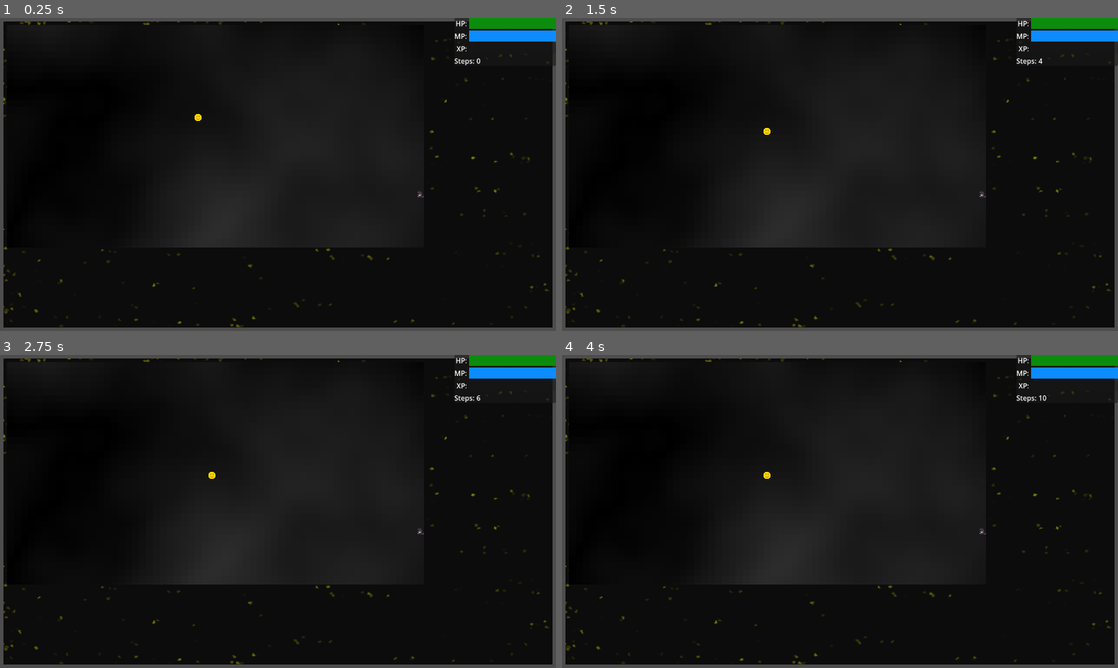
Above: before the commit, frames 1-4 (two rows, left to right).
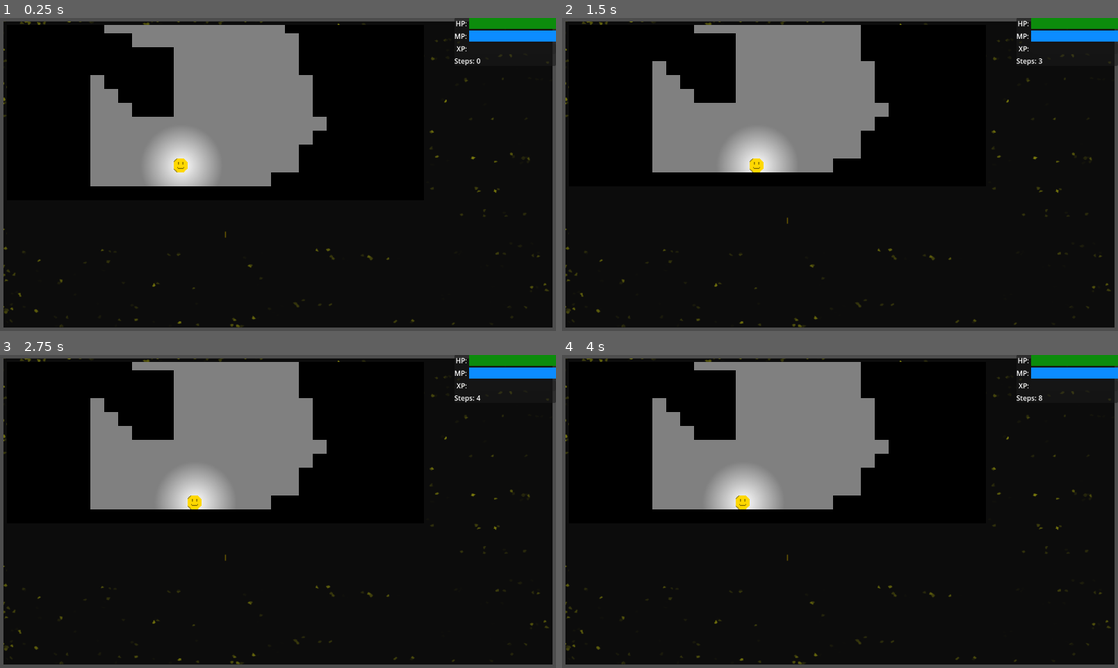
Above: after the commit, the same moments.

Repository: Nopfed/rog
Game: Godot game, scene res://scenes/HUD/HUD.tscn
The game is run twice, just before and just after one commit, with the same random seed, the same clock (stepped at 60 frames per second) and the same inputs.
Inputs:
- Up to frame 1 (0.25 s): no input
- Up to frame 2 (1.5 s): tap Enter at 0.5 s; hold Keypad 3 (down_right) 0.53-1.28 s; tap Keypad 5 (wait) at 0.6, 1.35 s; tap Space at 1.25 s; hold Keypad 2 (down) from 1.28 s (still down)
- Up to frame 3 (2.75 s): tap Enter at 2 s; release Keypad 2 (down) at 2.03 s; hold Keypad 3 (down_right) from 2.03 s (still down); tap Keypad 5 (wait) at 2.1 s
- Up to frame 4 (4 s): tap Space at 2.75 s; release Keypad 3 (down_right) at 2.78 s; hold Keypad 8 (up) 2.78-3.53 s; tap Keypad 5 (wait) at 2.85, 3.6 s; tap Enter at 3.5 s; hold Keypad 1 (down_left) from 3.53 s (still down)

The runs differ from the first frame. In frame 1, 27% of the frame differs, in the area x 5-77%, y 2-74%; in frame 2, 25%; in frame 3, 25%; in frame 4, 25%.

Commit message:
Updates map gen and WIP: Dirt tiles

Diff:
--- a/game.gd
+++ b/game.gd
@@ -12,7 +12,8 @@
 const MIN_MAP_WIDTH := 20
 const MIN_MAP_HEIGHT := 20
 const WATER_HEIGHT := -0.4
-const FLOOR_HEIGHT := 0.25
+const FLOOR_FLOOR := -0.1
+const FLOOR_HEIGHT := 0
 const WALL_HEIGHT := 1.0
 const MONSTER_COUNT := 8
 const CHEST_COUNT := 3
@@ -23,8 +24,12 @@
 # TODO -> Ability to fight monsters
 # TODO -> Level up
 # TODO -> Game over
+# TODO -> Fog of war
+# TODO -> Diggable dirt tiles
+# TODO -> Dirt layer
+# TODO -> Path/tunnel of floor tiles from player to exit
 
-# BUG -> Can leave map boundaries in the top right and bottom left
+# TODO READABILITY -> Create struct for tilemap coordinates and source ids
 
 func _ready() -> void:
 	newGame()
@@ -65,20 +70,22 @@
 							abs(noiseValue) + brightness
 						)
 				# Draw floor
-				elif noiseValue < FLOOR_HEIGHT:
+				elif noiseValue < FLOOR_HEIGHT and noiseValue > FLOOR_FLOOR:
 					floorTiles.append(Vector2(x, y))
+					#var altTileRand = randi_range(0, 7)
 					$TileMapLayer.set_cell(Vector2(x, y), 0, Vector2(2, 0))
-					$TileMapLayer.modulated_cells[Vector2i(x, y)] = \
-						Color(abs(noiseValue), abs(noiseValue), abs(noiseValue))
-				else: # Draw Walls
-					if noiseValue > FLOOR_HEIGHT:
-						$TileMapLayer.set_cell(Vector2(x, y), 0, Vector2(0, 0))
-						#$TileMapLayer.modulated_cells[Vector2i(x, y)] = \
-							#Color(
-								#abs(noiseValue),
-								#abs(noiseValue),
-								#abs(noiseValue)
-							#)
+					#$TileMapLayer.modulated_cells[Vector2i(x, y)] = \
+						#Color(abs(noiseValue * 3), abs(noiseValue * 3), abs(noiseValue * 3))
+				# Draw Walls
+				elif noiseValue > FLOOR_HEIGHT \
+				or (noiseValue < FLOOR_FLOOR and noiseValue > WATER_HEIGHT):
+					$TileMapLayer.set_cell(Vector2(x, y), 0, Vector2(0, 0))
+					#$TileMapLayer.modulated_cells[Vector2i(x, y)] = \
+						#Color(
+							#abs(noiseValue),
+							#abs(noiseValue),
+							#abs(noiseValue)
+						#)
 
 			# Draw Borders
 			if x == -mapWidth:
@@ -107,8 +114,23 @@
 
 	$Player.position = playerPosition * TILE_SIZE
 
+	digToExit(playerPosition, exitCoords)
 	spawnMonsters(floorTiles)
 	spawnChests(floorTiles)
+
+
+func digToExit(playerStart: Vector2, exit: Vector2):
+	# TODO -> Draw random curce to exit and then carve those tiles
+
+	var directionToExit = playerStart.direction_to(exit)
+	var currentTile: Vector2 = playerStart
+
+	for i in range(ceili(playerStart.distance_to(exit))):
+		currentTile = playerStart + (directionToExit * i)
+
+		$TileMapLayer.set_cell(currentTile, 0, Vector2(2, 0))
+		$TileMapLayer.set_cell(currentTile + Vector2.UP, 0, Vector2(2, 0))
+		$TileMapLayer.set_cell(currentTile + Vector2.DOWN, 0, Vector2(2, 0))
 
 
 func spawnMonsters(floorTiles: Array[Vector2]):
--- a/game.tscn
+++ b/game.tscn
@@ -12,9 +12,13 @@
 [sub_resource type="NoiseTexture2D" id="NoiseTexture2D_fc0e3"]
 noise = SubResource("FastNoiseLite_fc0e3")
 
+[sub_resource type="OccluderPolygon2D" id="OccluderPolygon2D_7jktm"]
+polygon = PackedVector2Array(-8, -8, 8, -8, 8, 8, -8, 8)
+
 [sub_resource type="TileSetAtlasSource" id="TileSetAtlasSource_e2o6t"]
 texture = ExtResource("1_80nbo")
 0:0/0 = 0
+0:0/0/occlusion_layer_0/polygon_0/polygon = SubResource("OccluderPolygon2D_7jktm")
 0:0/0/physics_layer_0/polygon_0/points = PackedVector2Array(-4, -4, 4, -4, 4, 4, -4, 4)
 0:1/0 = 0
 0:2/0 = 0
@@ -33,7 +37,27 @@
 1:2/0 = 0
 1:1/0 = 0
 1:0/0 = 0
+2:0/next_alternative_id = 8
 2:0/0 = 0
+2:0/1 = 1
+2:0/1/flip_h = true
+2:0/2 = 2
+2:0/2/flip_v = true
+2:0/3 = 3
+2:0/3/transpose = true
+2:0/4 = 4
+2:0/4/flip_h = true
+2:0/4/flip_v = true
+2:0/5 = 5
+2:0/5/flip_h = true
+2:0/5/transpose = true
+2:0/6 = 6
+2:0/6/flip_v = true
+2:0/6/transpose = true
+2:0/7 = 7
+2:0/7/flip_h = true
+2:0/7/flip_v = true
+2:0/7/transpose = true
 2:1/0 = 0
 2:2/0 = 0
 2:3/0 = 0
@@ -98,6 +122,7 @@
 8:8/0 = 0
 
 [sub_resource type="TileSet" id="TileSet_feb5d"]
+occlusion_layer_0/light_mask = 1
 physics_layer_0/collision_layer = 1
 sources/0 = SubResource("TileSetAtlasSource_e2o6t")
 
@@ -127,5 +152,6 @@
 metadata/_edit_group_ = true
 
 [node name="Camera2D" type="Camera2D" parent="Player"]
+zoom = Vector2(2, 2)
 drag_horizontal_enabled = true
 drag_vertical_enabled = true
--- a/project.godot
+++ b/project.godot
@@ -30,6 +30,7 @@
 
 MONSTER=""
 PLAYER=""
+DIGGABLE=""
 
 [input]
 
--- /dev/null
+++ b/scenes/dirt/dirt.tscn
@@ -0,0 +1,9 @@
+[gd_scene load_steps=2 format=3 uid="uid://b7bmgphtvt1j5"]
+
+[ext_resource type="Texture2D" uid="uid://ca3rx6i85a1aj" path="res://dirt.png" id="1_urtws"]
+
+[node name="Dirt" type="Node2D" groups=["DIGGABLE"]]
+
+[node name="Sprite2D" type="Sprite2D" parent="."]
+texture_filter = 1
+texture = ExtResource("1_urtws")
--- a/scenes/monster/monster.tscn
+++ b/scenes/monster/monster.tscn
@@ -9,13 +9,13 @@
 [node name="Monster" type="Node2D" groups=["MONSTER"]]
 script = ExtResource("1_1uvy5")
 
-[node name="Sprite2D" type="Sprite2D" parent="."]
-texture_filter = 1
-texture = ExtResource("1_rk3jy")
-offset = Vector2(8, 8)
-
 [node name="StaticBody2D" type="StaticBody2D" parent="."]
 position = Vector2(8, 8)
 
 [node name="CollisionShape2D" type="CollisionShape2D" parent="StaticBody2D"]
 shape = SubResource("RectangleShape2D_1uvy5")
+
+[node name="Sprite2D" type="Sprite2D" parent="."]
+texture_filter = 1
+texture = ExtResource("1_rk3jy")
+offset = Vector2(8, 8)
--- a/scenes/player/player.tscn
+++ b/scenes/player/player.tscn
@@ -1,9 +1,21 @@
-[gd_scene load_steps=4 format=3 uid="uid://sm3jtyudqho2"]
+[gd_scene load_steps=7 format=3 uid="uid://sm3jtyudqho2"]
 
 [ext_resource type="Script" uid="uid://dflnkg55m6e8k" path="res://scenes/player/player.gd" id="1_8afob"]
 [ext_resource type="Texture2D" uid="uid://bcchd7vuuhbp" path="res://scenes/player/player.png" id="2_dovo2"]
 
+[sub_resource type="CanvasItemMaterial" id="CanvasItemMaterial_dovo2"]
+light_mode = 1
+
 [sub_resource type="RectangleShape2D" id="RectangleShape2D_dovo2"]
+
+[sub_resource type="Gradient" id="Gradient_dovo2"]
+colors = PackedColorArray(1, 1, 1, 1, 1, 1, 1, 0)
+
+[sub_resource type="GradientTexture2D" id="GradientTexture2D_gmlin"]
+gradient = SubResource("Gradient_dovo2")
+fill = 1
+fill_from = Vector2(0.510917, 0.5021834)
+fill_to = Vector2(0.8646288, 0.14410481)
 
 [node name="Player" type="CharacterBody2D" groups=["PLAYER"]]
 collision_layer = 0
@@ -12,6 +24,7 @@
 
 [node name="Sprite2D" type="Sprite2D" parent="."]
 texture_filter = 1
+material = SubResource("CanvasItemMaterial_dovo2")
 texture = ExtResource("2_dovo2")
 offset = Vector2(8, 8)
 
@@ -21,3 +34,9 @@
 
 [node name="CollisionShape2D" type="CollisionShape2D" parent="."]
 shape = SubResource("RectangleShape2D_dovo2")
+
+[node name="PointLight2D" type="PointLight2D" parent="."]
+shadow_enabled = true
+texture = SubResource("GradientTexture2D_gmlin")
+offset = Vector2(8, 8)
+texture_scale = 1.5
Binary file changed: chest.png
Binary file added: dirt.png
Not shown, added: dirt.png.import
Not shown: 1 places in game.tscn that only renumber resources
Binary file changed: tilemap.png
